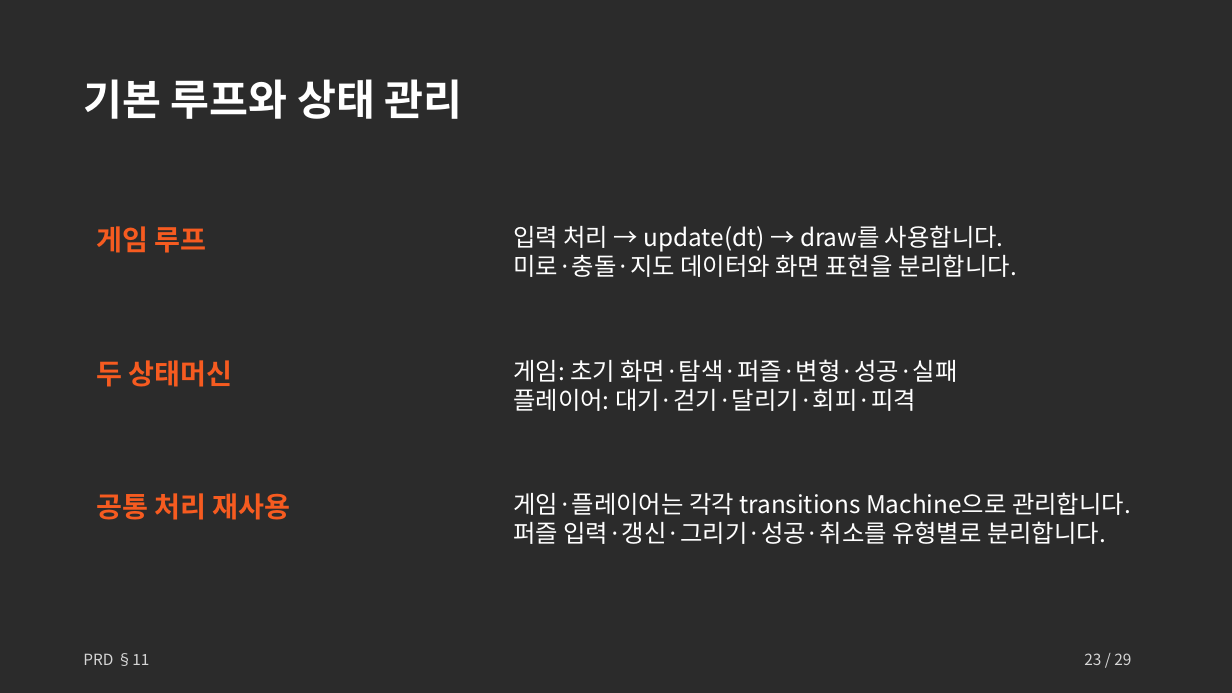
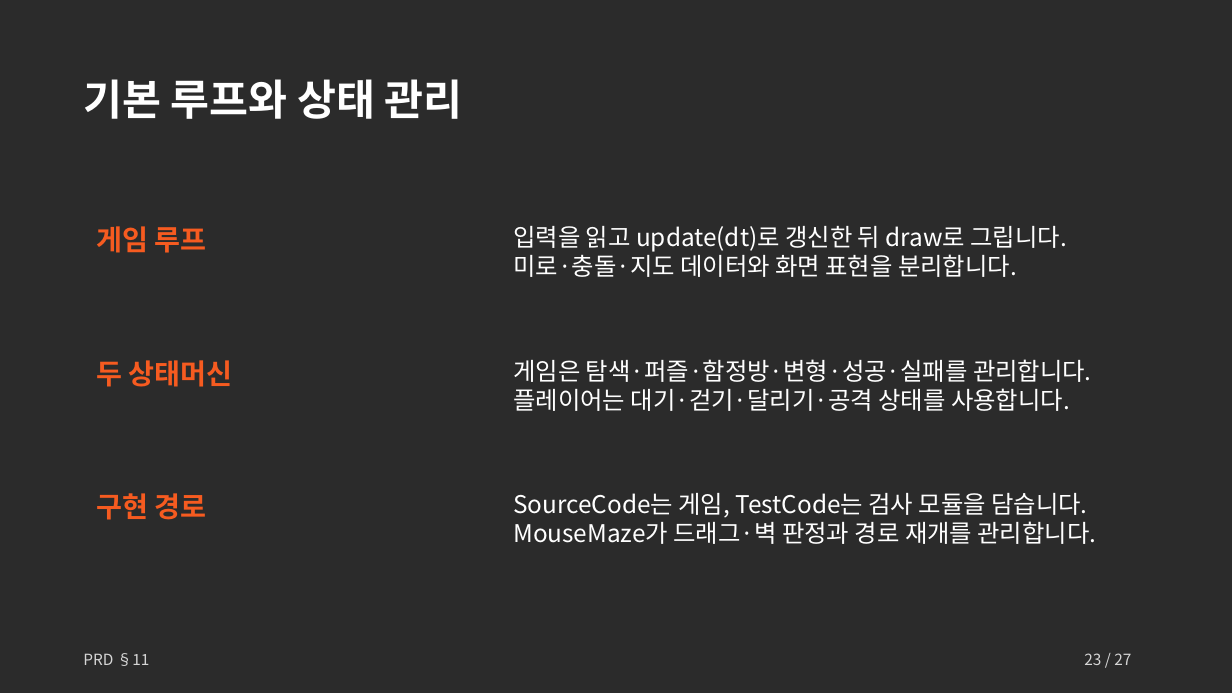
Before and after one commit to Hollolloho/2DGP_TermProject, a slide deck: slide 23 of Docs/초보자를 위한 미로 탈출 안내서_기획안.pptx. Drawn at 1232x693 pixels with LibreOffice and Linux fonts; fonts in the diff are those of the drawing; background and template pictures are left out; a plain dark background stands for a picture behind light text. Boxes give left, top, right and bottom in pixels: in the first picture for what was removed or moved away, otherwise in the second. Text is boxed around its words. In the diff, an @@ line names an element or a change of style, - is before the commit and + after.

```diff
--- a/Docs/초보자를 위한 미로 탈출 안내서_기획안.pptx
+++ b/Docs/초보자를 위한 미로 탈출 안내서_기획안.pptx
@@ text at (513,226,1067,252): text changed @@
-입력 처리 → update(dt) → draw를 사용합니다.
+입력을 읽고 update(dt)로 갱신한 뒤 draw로 그립니다.
@@ text at (513,359,1092,411): text changed @@
-게임: 초기 화면·탐색·퍼즐·변형·성공·실패
-플레이어: 대기·걷기·달리기·회피·피격
+게임은 탐색·퍼즐·함정방·변형·성공·실패를 관리합니다.
+플레이어는 대기·걷기·달리기·공격 상태를 사용합니다.
@@ text at (96,493,207,520): text changed @@
-공통 처리 재사용
+구현 경로
@@ text at (513,493,1097,544): text changed @@
-게임·플레이어는 각각 transitions Machine으로 관리합니다.
-퍼즐 입력·갱신·그리기·성공·취소를 유형별로 분리합니다.
+SourceCode는 게임, TestCode는 검사 모듈을 담습니다.
+MouseMaze가 드래그·벽 판정과 경로 재개를 관리합니다.
@@ text at (1084,653,1131,665): text changed @@
-23 / 29
+23 / 27
```
Also in this commit, not shown: 26 other slides changed, 7 other files.
